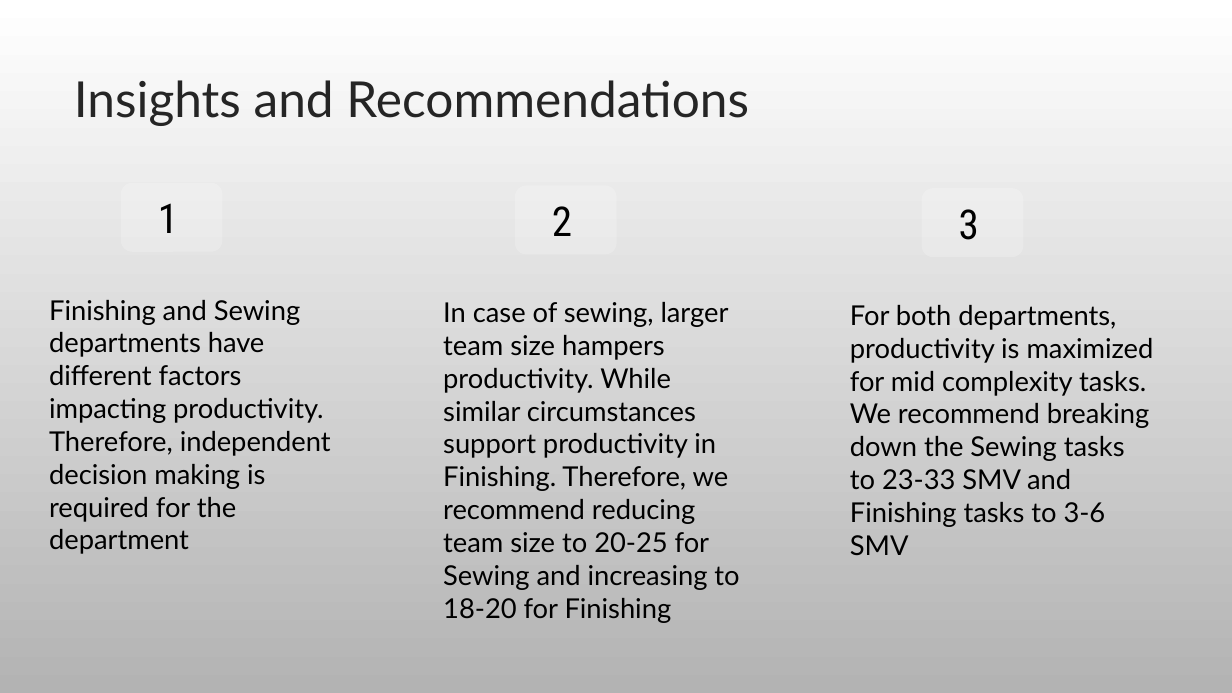
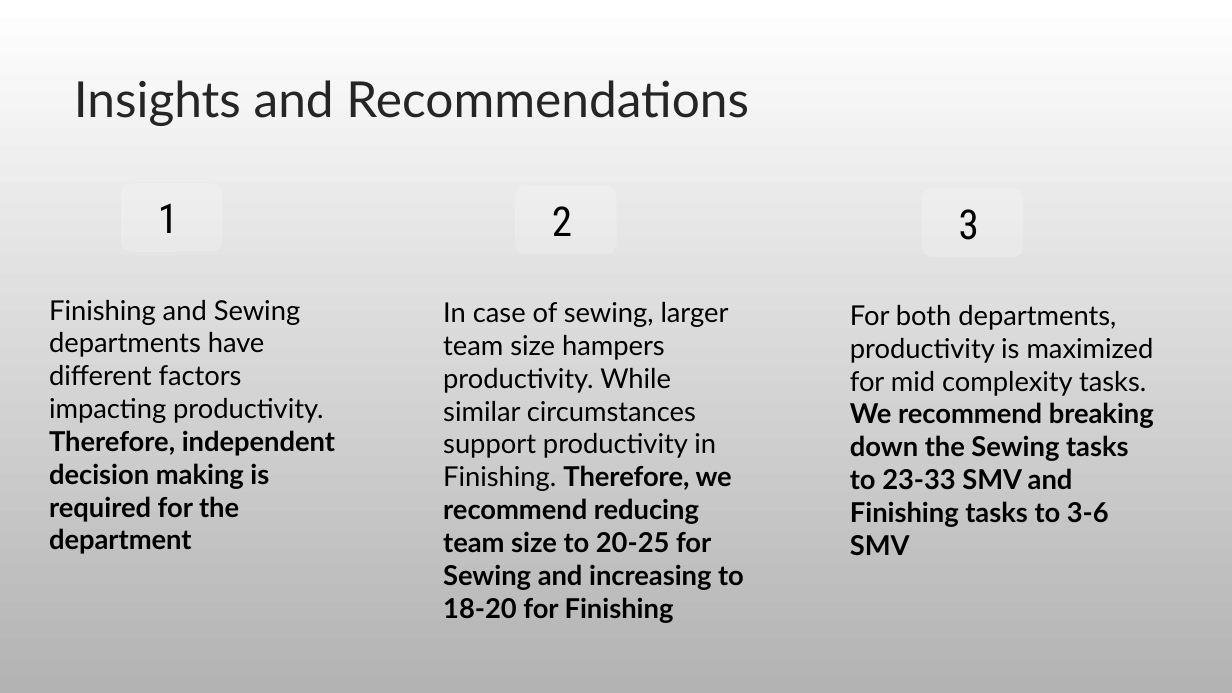
Before and after one commit to rohitashwachaks/MIS-S381N, a slide deck: slide 18 of project/Productivity Analysis of Employees in Textile Industry.pptx (slide 17 before the commit). Drawn at 1232x693 pixels with LibreOffice and Linux fonts; fonts in the diff are those of the drawing. Boxes give left, top, right and bottom in pixels: in the first picture for what was removed or moved away, otherwise in the second. Text is boxed around its words. In the diff, an @@ line names an element or a change of style, - is before the commit and + after.

```diff
--- a/project/Productivity Analysis of Employees in Textile Industry.pptx
+++ b/project/Productivity Analysis of Employees in Textile Industry.pptx
@@ text "Finishing and Sewing departments have ..." at [49,300,335,554]: bold on in "Therefore, independent decision making is required for ..." @@
@@ text "In case of sewing, larger ..." at [443,302,744,623]: bold on in "Therefore, we recommend reducing team size to ..." @@
@@ text "For both departments, productivity is ..." at [850,305,1154,555]: bold on in "We recommend breaking down the Sewing tasks ..." @@
```
Also in this commit, not shown: 8 other slides changed, 1 slide added, 1 other file.
